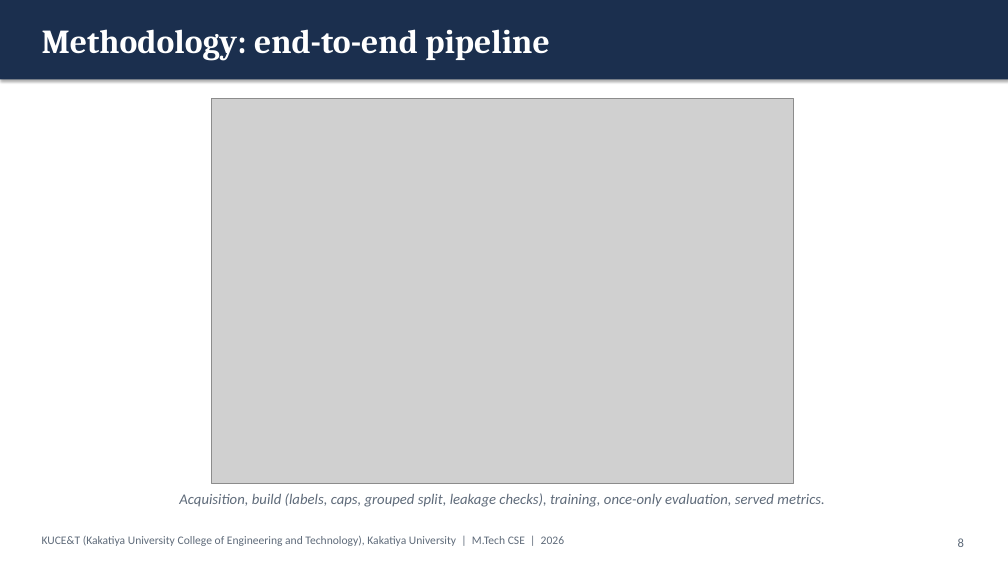
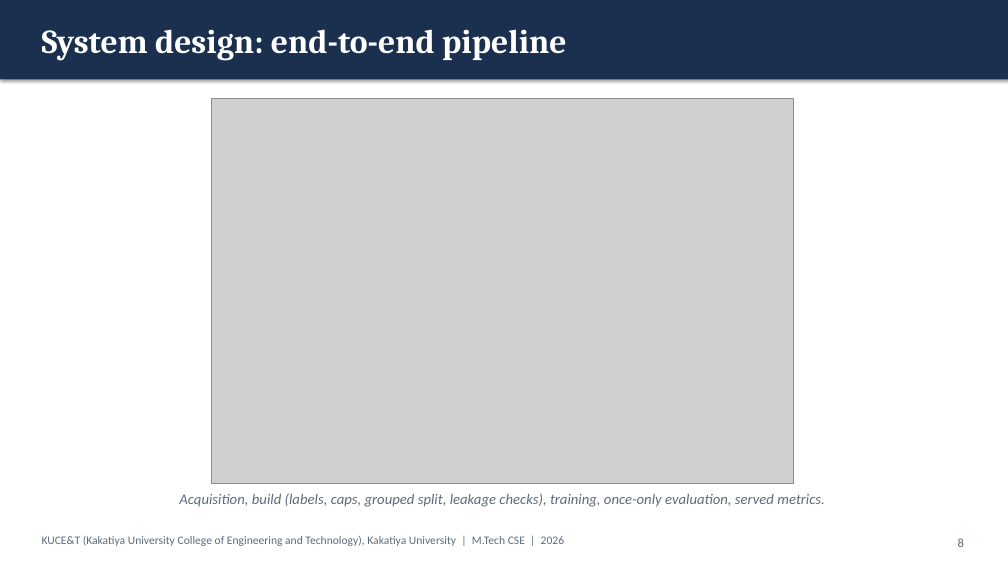
Before and after one commit to KSathwik/Lung_Disease_Detector, a slide deck: slide 8 of docs/presentation/LungAI_MTech_Presentation.pptx. Drawn at 1008x567 pixels with LibreOffice and Linux fonts; fonts in the diff are those of the drawing; grey boxes stand for pictures. Boxes give left, top, right and bottom in pixels: in the first picture for what was removed or moved away, otherwise in the second. Text is boxed around its words. In the diff, an @@ line names an element or a change of style, - is before the commit and + after.

```diff
--- a/docs/presentation/LungAI_MTech_Presentation.pptx
+++ b/docs/presentation/LungAI_MTech_Presentation.pptx
@@ text at <box>42,29,566,61</box>: text changed @@
-Methodology: end-to-end pipeline
+System design: end-to-end pipeline
```
Also in this commit, not shown: 12 other slides changed, 20 other files.
